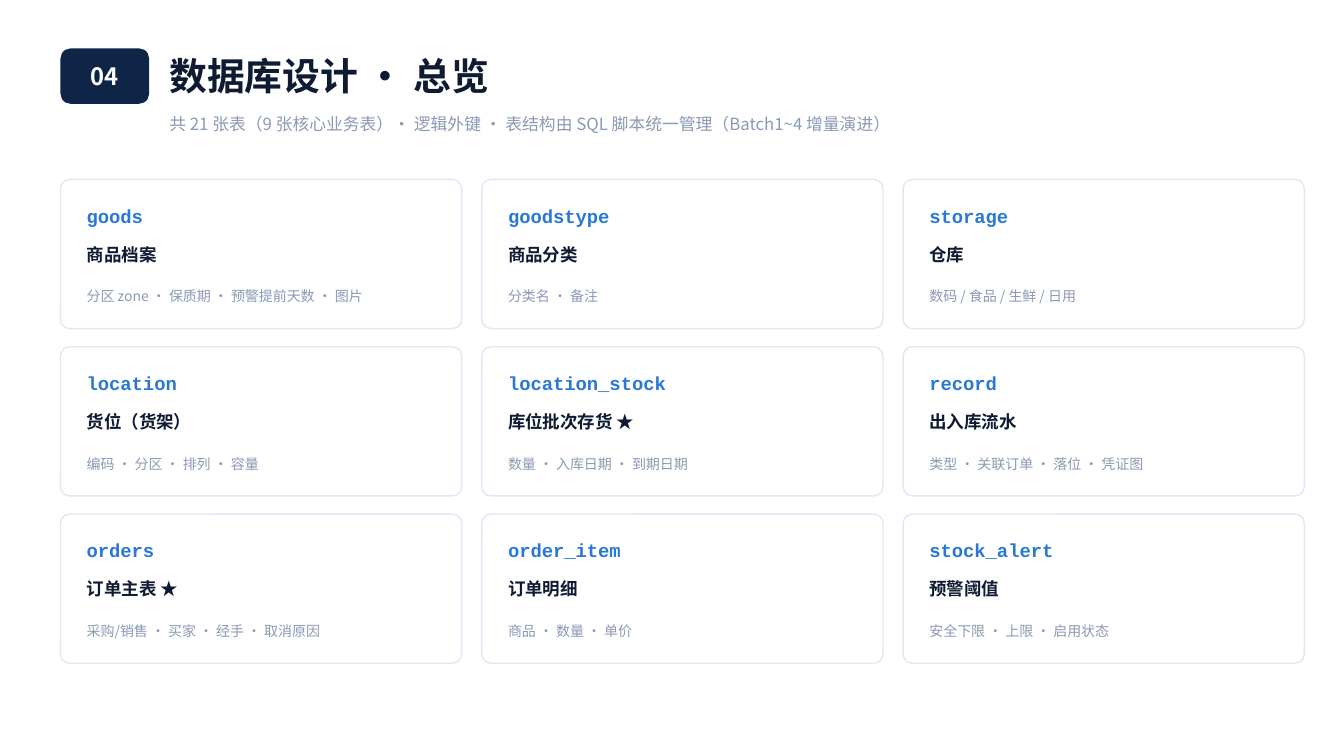
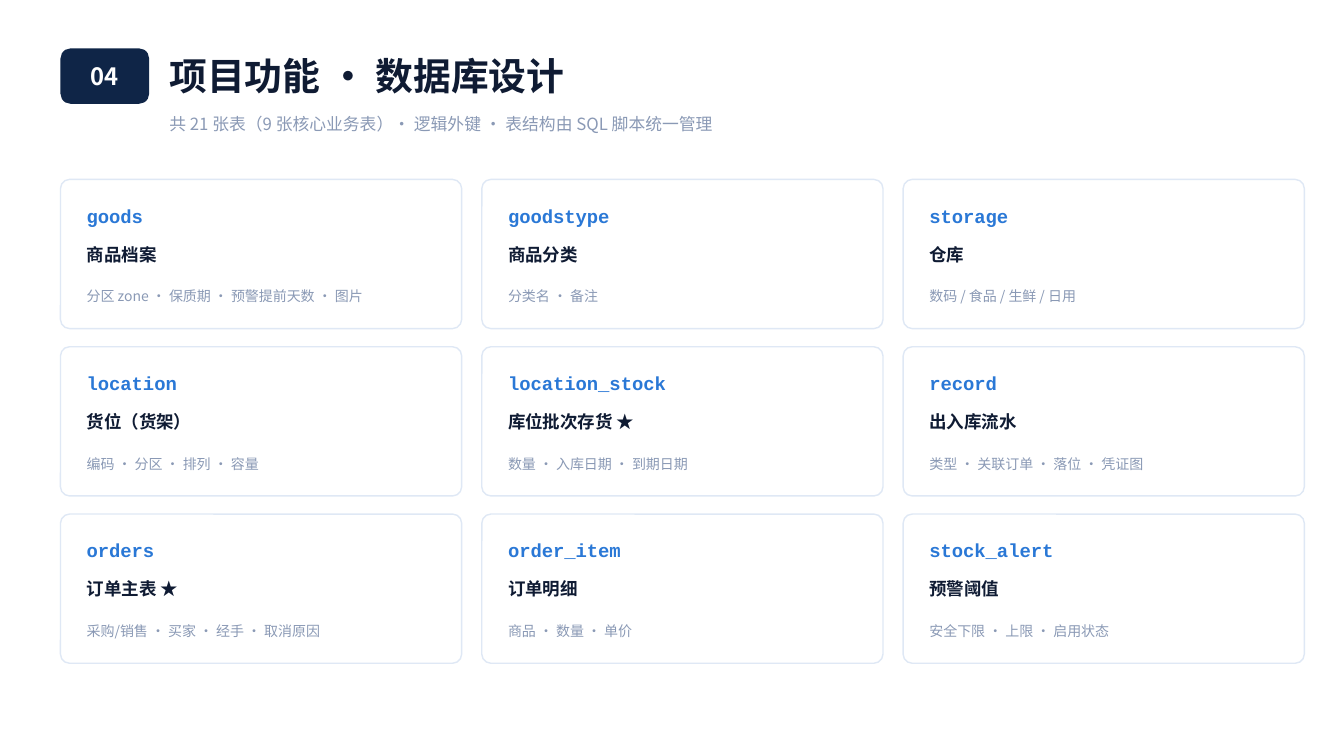
Before and after one commit to bal483836-ctrl/Warehouse_MS, a slide deck: slide 9 of 小明智库-答辩汇报.pptx (slide 8 before the commit). Drawn at 1344x756 pixels with LibreOffice and Linux fonts; fonts in the diff are those of the drawing. Boxes give left, top, right and bottom in pixels: in the first picture for what was removed or moved away, otherwise in the second. Text is boxed around its words. In the diff, an @@ line names an element or a change of style, - is before the commit and + after.

```diff
--- a/小明智库-答辩汇报.pptx
+++ b/小明智库-答辩汇报.pptx
@@ text at [169,57,564,94]: text changed @@
-数据库设计 · 总览
+项目功能 · 数据库设计
@@ text at [169,116,713,133]: text changed @@
-共 21 张表（9 张核心业务表）· 逻辑外键 · 表结构由 SQL 脚本统一管理（Batch1~4 增量演进）
+共 21 张表（9 张核心业务表）· 逻辑外键 · 表结构由 SQL 脚本统一管理
```
Also in this commit, not shown: 13 other slides changed, 3 slides added, 3 slides removed.
